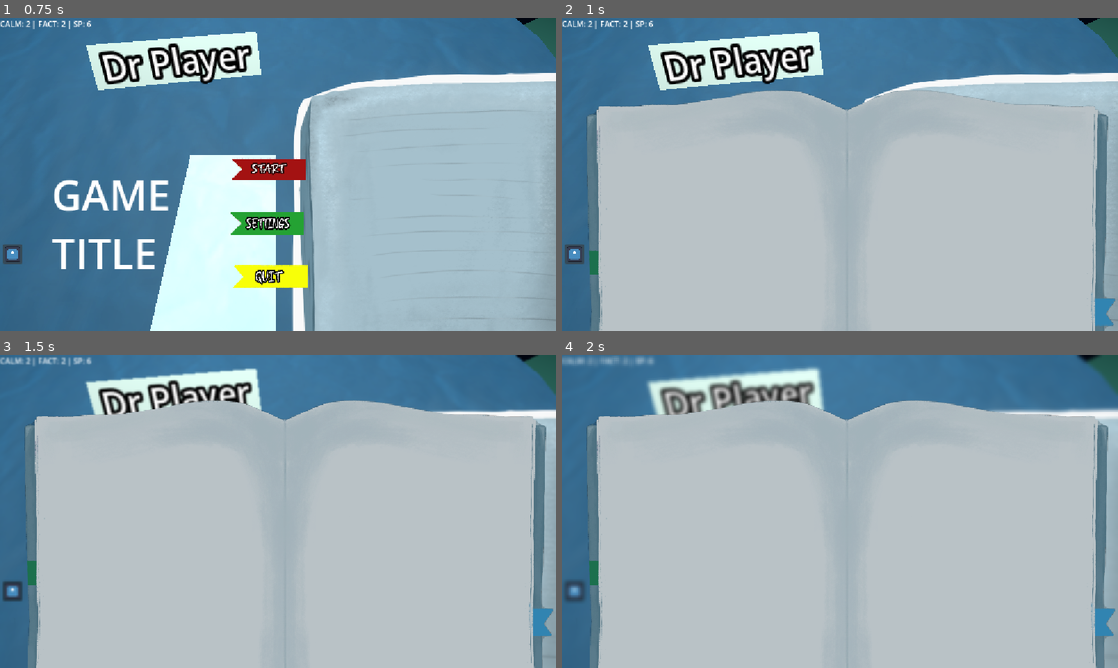
Above: before the commit, frames 1-4 (two rows, left to right).
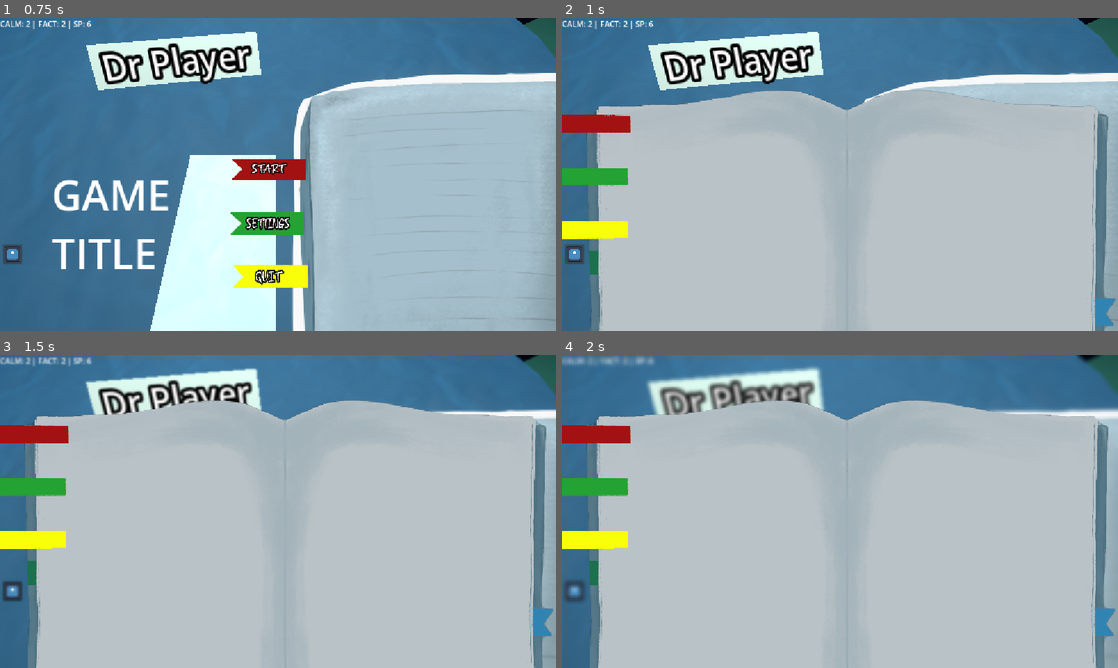
Above: after the commit, the same moments.

Repository: Blulow/octavuss_office
Game: Godot game, scene res://scenes/main_menu.tscn
Two runs of this game, one before a commit and one after it. Both use one fixed random seed, a clock stepped at 60 frames per second and the inputs below. The engine's default icon, where the game draws it, is replaced by a stand-in: a white triangle on a blue panel in a dark square.
Inputs (mouse positions are in pixels of both pictures, inside the frame that each line leads up to):
- Up to frame 1 (0.75 s): click (11, 252) at 0.5 s
- Up to frame 2 (1 s): no input
- Up to frame 3 (1.5 s): click (11, 589) at 1.25 s
- Up to frame 4 (2 s): no input

Frame 1 is identical in both runs. In frame 2, 2.0% of the frame differs, in the area x 0-13%, y 30-71%; in frame 3, 2.1%, in the area x 0-13%, y 22-62%; in frame 4, 2.1%.

Commit message:
Add tabbed notebook with history, facts, and settings pages

Diff:
--- a/scenes/note_book.tscn
+++ b/scenes/note_book.tscn
@@ -1,49 +1,266 @@
 [gd_scene format=3 uid="uid://c7iy0pgt87h3g"]
 
-[ext_resource type="Texture2D" uid="uid://qtcb70prsx84" path="res://assets/buttons/checkpoint ui buku V3.png" id="1_747sg"]
-[ext_resource type="Texture2D" uid="uid://086yxn6qoxj6" path="res://assets/buttons/checkpoint ui kertas.png" id="2_b403g"]
-
-[sub_resource type="StyleBoxEmpty" id="StyleBoxEmpty_page"]
+[ext_resource type="Script" path="res://scripts/note_book.gd" id="1_book"]
+[ext_resource type="Texture2D" uid="uid://qtcb70prsx84" path="res://assets/buttons/checkpoint ui buku V3.png" id="2_buku"]
+[ext_resource type="Texture2D" uid="uid://086yxn6qoxj6" path="res://assets/buttons/checkpoint ui kertas.png" id="3_kertas"]
+[ext_resource type="PackedScene" uid="uid://df8j3swg8lxma" path="res://scenes/ui/strip2d.tscn" id="4_strip"]
+[ext_resource type="PackedScene" uid="uid://co642745b7vsm" path="res://scenes/ui/animated_texture_rect.tscn" id="5_flip"]
+[ext_resource type="Texture2D" uid="uid://cj0n7lbjgvt88" path="res://assets/buttons/bookmark colored start.png" id="6_hist"]
+[ext_resource type="Texture2D" uid="uid://didx8i5u30ct6" path="res://assets/buttons/bookmark colored settings.png" id="7_set"]
+[ext_resource type="Texture2D" uid="uid://wm53id1hvk0t" path="res://assets/buttons/bookmark colored quit.png" id="8_fact"]
+[ext_resource type="Texture2D" uid="uid://hl8gocycs3dn" path="res://assets/images/page_1.PNG" id="9_p1"]
+[ext_resource type="Texture2D" uid="uid://cf8mv0e3m0lhw" path="res://assets/images/page_2.PNG" id="10_p2"]
+[ext_resource type="Texture2D" uid="uid://c6uedym22bktt" path="res://assets/images/page_3.PNG" id="11_p3"]
+
+[sub_resource type="SpriteFrames" id="SpriteFrames_flip"]
+animations = [{
+"frames": [{
+"duration": 1.0,
+"texture": ExtResource("11_p3")
+}, {
+"duration": 1.0,
+"texture": ExtResource("10_p2")
+}, {
+"duration": 1.0,
+"texture": ExtResource("9_p1")
+}],
+"loop": 1,
+"name": &"close",
+"speed": 5.0
+}, {
+"frames": [{
+"duration": 1.0,
+"texture": ExtResource("9_p1")
+}, {
+"duration": 1.0,
+"texture": ExtResource("10_p2")
+}, {
+"duration": 1.0,
+"texture": ExtResource("11_p3")
+}],
+"loop": 0,
+"name": &"open",
+"speed": 5.0
+}]
 
 [node name="NoteBook" type="Node2D"]
+script = ExtResource("1_book")
 
 [node name="CheckpointUiBukuV3" type="Sprite2D" parent="."]
 position = Vector2(576, 326)
 scale = Vector2(0.6, 0.6)
-texture = ExtResource("1_747sg")
+texture = ExtResource("2_buku")
 
 [node name="CheckpointUiKertas" type="Sprite2D" parent="."]
 position = Vector2(575.00006, 317.00003)
 scale = Vector2(0.5939815, 0.59398144)
-texture = ExtResource("2_b403g")
+texture = ExtResource("3_kertas")
 
 [node name="UI" type="CanvasLayer" parent="."]
 layer = 30
 
-[node name="LeftPage" type="TextEdit" parent="UI"]
-layout_mode = 3
-anchors_preset = 0
+[node name="Content" type="Control" parent="UI"]
+anchors_preset = 15
+anchor_right = 1.0
+anchor_bottom = 1.0
+mouse_filter = 2
+
+[node name="HistoryPage" type="Control" parent="UI/Content"]
+anchors_preset = 15
+anchor_right = 1.0
+anchor_bottom = 1.0
+mouse_filter = 2
+
+[node name="HistoryLabel" type="RichTextLabel" parent="UI/Content/HistoryPage"]
+layout_mode = 0
 offset_left = 106.0
-offset_top = 124.0
-offset_right = 545.0
-offset_bottom = 607.0
-editable = false
-theme_override_styles/normal = SubResource("StyleBoxEmpty_page")
-theme_override_styles/focus = SubResource("StyleBoxEmpty_page")
-theme_override_styles/read_only = SubResource("StyleBoxEmpty_page")
-theme_override_colors/font_color = Color(0.1, 0.12, 0.15, 1)
-theme_override_font_sizes/font_size = 18
-
-[node name="RightPage" type="TextEdit" parent="UI"]
-layout_mode = 3
-anchors_preset = 0
-offset_left = 605.0
 offset_top = 124.0
 offset_right = 1074.0
 offset_bottom = 607.0
-editable = false
-theme_override_styles/normal = SubResource("StyleBoxEmpty_page")
-theme_override_styles/focus = SubResource("StyleBoxEmpty_page")
-theme_override_styles/read_only = SubResource("StyleBoxEmpty_page")
-theme_override_colors/font_color = Color(0.1, 0.12, 0.15, 1)
-theme_override_font_sizes/font_size = 18
+bbcode_enabled = true
+fit_content = false
+scroll_active = true
+theme_override_font_sizes/normal_font_size = 18
+theme_override_colors/default_color = Color(0.1, 0.12, 0.15, 1)
+
+[node name="SettingsPage" type="Control" parent="UI/Content"]
+visible = false
+anchors_preset = 15
+anchor_right = 1.0
+anchor_bottom = 1.0
+mouse_filter = 2
+
+[node name="MusicLabel" type="Label" parent="UI/Content/SettingsPage"]
+layout_mode = 0
+offset_left = 130.0
+offset_top = 220.0
+offset_right = 280.0
+offset_bottom = 250.0
+theme_override_font_sizes/font_size = 20
+text = "Music"
+
+[node name="MusicSlider" type="HSlider" parent="UI/Content/SettingsPage"]
+layout_mode = 0
+offset_left = 130.0
+offset_top = 260.0
+offset_right = 460.0
+offset_bottom = 286.0
+min_value = -40.0
+max_value = 0.0
+step = 0.5
+value = 0.0
+
+[node name="SfxLabel" type="Label" parent="UI/Content/SettingsPage"]
+layout_mode = 0
+offset_left = 130.0
+offset_top = 320.0
+offset_right = 280.0
+offset_bottom = 350.0
+theme_override_font_sizes/font_size = 20
+text = "SFX"
+
+[node name="SfxSlider" type="HSlider" parent="UI/Content/SettingsPage"]
+layout_mode = 0
+offset_left = 130.0
+offset_top = 360.0
+offset_right = 460.0
+offset_bottom = 386.0
+min_value = -40.0
+max_value = 0.0
+step = 0.5
+value = 0.0
+
+[node name="MasterLabel" type="Label" parent="UI/Content/SettingsPage"]
+layout_mode = 0
+offset_left = 130.0
+offset_top = 420.0
+offset_right = 280.0
+offset_bottom = 450.0
+theme_override_font_sizes/font_size = 20
+text = "Master"
+
+[node name="MasterSlider" type="HSlider" parent="UI/Content/SettingsPage"]
+layout_mode = 0
+offset_left = 130.0
+offset_top = 460.0
+offset_right = 460.0
+offset_bottom = 486.0
+min_value = -40.0
+max_value = 0.0
+step = 0.5
+value = 0.0
+
+[node name="FactsPage" type="Control" parent="UI/Content"]
+visible = false
+anchors_preset = 15
+anchor_right = 1.0
+anchor_bottom = 1.0
+mouse_filter = 2
+
+[node name="FactsLabel" type="RichTextLabel" parent="UI/Content/FactsPage"]
+layout_mode = 0
+offset_left = 106.0
+offset_top = 124.0
+offset_right = 1074.0
+offset_bottom = 607.0
+bbcode_enabled = true
+fit_content = false
+scroll_active = true
+theme_override_font_sizes/normal_font_size = 18
+theme_override_colors/default_color = Color(0.1, 0.12, 0.15, 1)
+
+[node name="Tabs" type="Control" parent="UI"]
+layout_mode = 0
+offset_left = -220.0
+offset_top = 130.0
+offset_right = 120.0
+offset_bottom = 520.0
+
+[node name="Mask1" type="TextureRect" parent="UI/Tabs"]
+clip_children = 1
+layout_mode = 0
+offset_left = 0.0
+offset_top = 0.0
+offset_right = 140.0
+offset_bottom = 70.0
+mouse_filter = 2
+
+[node name="HistoryTab" parent="UI/Tabs/Mask1" node_paths=PackedStringArray("mask", "parent") instance=ExtResource("4_strip")]
+layout_mode = 0
+offset_left = 110.0
+offset_top = 12.0
+offset_right = 610.0
+offset_bottom = 97.0
+scale = Vector2(0.5, 0.5)
+texture = ExtResource("6_hist")
+mask = NodePath("..")
+parent = NodePath("../..")
+
+[node name="Mask2" type="TextureRect" parent="UI/Tabs"]
+clip_children = 1
+layout_mode = 0
+offset_left = 0.0
+offset_top = 110.0
+offset_right = 140.0
+offset_bottom = 180.0
+mouse_filter = 2
+
+[node name="SettingsTab" parent="UI/Tabs/Mask2" node_paths=PackedStringArray("mask", "parent") instance=ExtResource("4_strip")]
+layout_mode = 0
+offset_left = 110.0
+offset_top = 12.0
+offset_right = 607.0
+offset_bottom = 95.0
+scale = Vector2(0.5, 0.5)
+texture = ExtResource("7_set")
+mask = NodePath("..")
+parent = NodePath("../..")
+
+[node name="Mask3" type="TextureRect" parent="UI/Tabs"]
+clip_children = 1
+layout_mode = 0
+offset_left = 0.0
+offset_top = 220.0
+offset_right = 140.0
+offset_bottom = 290.0
+mouse_filter = 2
+
+[node name="FactsTab" parent="UI/Tabs/Mask3" node_paths=PackedStringArray("mask", "parent") instance=ExtResource("4_strip")]
+layout_mode = 0
+offset_left = 110.0
+offset_top = 12.0
+offset_right = 613.0
+offset_bottom = 95.0
+scale = Vector2(0.5, 0.5)
+texture = ExtResource("8_fact")
+mask = NodePath("..")
+parent = NodePath("../..")
+
+[node name="PrevButton" type="Button" parent="UI"]
+layout_mode = 0
+offset_left = 80.0
+offset_top = 560.0
+offset_right = 150.0
+offset_bottom = 616.0
+focus_mode = 0
+theme_override_font_sizes/font_size = 30
+text = "<"
+
+[node name="NextButton" type="Button" parent="UI"]
+layout_mode = 0
+offset_left = 1000.0
+offset_top = 560.0
+offset_right = 1070.0
+offset_bottom = 616.0
+focus_mode = 0
+theme_override_font_sizes/font_size = 30
+text = ">"
+
+[node name="FlipOverlay" parent="UI" instance=ExtResource("5_flip")]
+visible = false
+anchors_preset = 15
+anchor_right = 1.0
+anchor_bottom = 1.0
+mouse_filter = 2
+sprite_frames = SubResource("SpriteFrames_flip")
+playing = false
--- a/scripts/Player/playerData.gd
+++ b/scripts/Player/playerData.gd
@@ -10,6 +10,9 @@
 #var informationMultiplier: float = 1.0
 
 var facts_collected : Array[Fact]
+
+# Conversation history: the lines the player has actually seen, in order.
+var history: Array = []
 
 var game_started : bool
 
@@ -101,6 +104,7 @@
 	stats.sp = StatData.new(6, 1)
 
 	facts_collected.clear()   # your current reset() doesn't clear facts
+	history.clear()
 
 	money_changed.emit(money)
 	facts_reset.emit()
--- a/scripts/dialogue_scene.gd
+++ b/scripts/dialogue_scene.gd
@@ -29,6 +29,7 @@
 	_finished = false
 	_index = -1
 	_set_index = 0
+	PlayerData.history.clear()
 	_load_dialog(path)
 	_advance()
 
@@ -122,6 +123,10 @@
 
 func _show_message(msg: Dictionary) -> void:
 	box.show_line(msg, _vars)
+	PlayerData.history.append({
+		"name": String(msg.get("name", msg.get("speaker", ""))),
+		"text": String(msg.get("text", ""))
+	})
 
 	if not msg.has("effects"): return
 
--- /dev/null
+++ b/scripts/note_book.gd
@@ -0,0 +1,135 @@
+extends Node2D
+
+# The in-game notebook. Three tabs (History / Settings / Facts), each with
+# pages you flip through with the side buttons.
+
+enum Tab { HISTORY, SETTINGS, FACTS }
+
+const LINES_PER_PAGE := 6
+const FLIP_MIDPOINT := 0.3
+
+@onready var flip: AnimatedTextureRect = $UI/FlipOverlay
+
+@onready var prev_button: Button = $UI/PrevButton
+@onready var next_button: Button = $UI/NextButton
+
+@onready var history_page: Control = $UI/Content/HistoryPage
+@onready var settings_page: Control = $UI/Content/SettingsPage
+@onready var facts_page: Control = $UI/Content/FactsPage
+
+@onready var history_label: RichTextLabel = $UI/Content/HistoryPage/HistoryLabel
+@onready var facts_label: RichTextLabel = $UI/Content/FactsPage/FactsLabel
+
+@onready var history_tab: Strip2D = $UI/Tabs/Mask1/HistoryTab
+@onready var settings_tab: Strip2D = $UI/Tabs/Mask2/SettingsTab
+@onready var facts_tab: Strip2D = $UI/Tabs/Mask3/FactsTab
+
+@onready var music_slider: HSlider = $UI/Content/SettingsPage/MusicSlider
+@onready var sfx_slider: HSlider = $UI/Content/SettingsPage/SfxSlider
+@onready var master_slider: HSlider = $UI/Content/SettingsPage/MasterSlider
+
+var current_tab := Tab.HISTORY
+var current_page := 0
+
+
+func _ready() -> void:
+	history_tab.onclick.connect(_on_tab_clicked.bind(Tab.HISTORY))
+	settings_tab.onclick.connect(_on_tab_clicked.bind(Tab.SETTINGS))
+	facts_tab.onclick.connect(_on_tab_clicked.bind(Tab.FACTS))
+
+	prev_button.pressed.connect(prev_page)
+	next_button.pressed.connect(next_page)
+
+	# Volume sliders (Music/SFX/Master all drive the Master bus for now).
+	for slider: HSlider in [music_slider, sfx_slider, master_slider]:
+		slider.value_changed.connect(_on_volume_changed)
+	master_slider.value = AudioServer.get_bus_volume_db(AudioServer.get_bus_index("Master"))
+
+	flip.visible = false
+	_refresh()
+
+
+func _on_tab_clicked(i: int) -> void:
+	if i == current_tab:
+		return
+	current_tab = i
+	current_page = 0
+	await _flip(true)
+	_refresh()
+
+
+func prev_page() -> void:
+	if current_page <= 0:
+		return
+	current_page -= 1
+	await _flip(false)
+	_refresh()
+
+
+func next_page() -> void:
+	if current_page >= page_count() - 1:
+		return
+	current_page += 1
+	await _flip(true)
+	_refresh()
+
+
+func page_count() -> int:
+	match current_tab:
+		Tab.HISTORY:
+			return maxi(1, ceili(PlayerData.history.size() / float(LINES_PER_PAGE)))
+		Tab.FACTS:
+			return maxi(1, ceili(PlayerData.facts_collected.size() / float(LINES_PER_PAGE)))
+	return 1
+
+
+func _flip(forward: bool) -> void:
+	flip.animation = "open" if forward else "close"
+	flip.visible = true
+	flip.playing = true
+	# Swap the content at the midpoint so it looks like a real page turn.
+	await get_tree().create_timer(FLIP_MIDPOINT).timeout
+	_refresh()
+	await flip.finished
+	flip.visible = false
+	flip.playing = false
+
+
+func _refresh() -> void:
+	history_page.visible = current_tab == Tab.HISTORY
+	settings_page.visible = current_tab == Tab.SETTINGS
+	facts_page.visible = current_tab == Tab.FACTS
+	prev_button.visible = current_page > 0
+	next_button.visible = current_page < page_count() - 1
+
+	if current_tab == Tab.HISTORY:
+		_refresh_history()
+	elif current_tab == Tab.FACTS:
+		_refresh_facts()
+
+
+func _refresh_history() -> void:
+	var lines: Array = PlayerData.history
+	var start: int = current_page * LINES_PER_PAGE
+	var end: int = mini(start + LINES_PER_PAGE, lines.size())
+	var text := ""
+	for i in range(start, end):
+		var entry: Dictionary = lines[i]
+		text += "[b]%s[/b]: %s\n\n" % [entry.get("name", ""), entry.get("text", "")]
+	history_label.text = text
+
+
+func _refresh_facts() -> void:
+	var facts: Array = PlayerData.facts_collected
+	var start: int = current_page * LINES_PER_PAGE
+	var end: int = mini(start + LINES_PER_PAGE, facts.size())
+	var text := ""
+	for i in range(start, end):
+		text += "- %s\n\n" % facts[i].fact_description
+	facts_label.text = text
+
+
+func _on_volume_changed(value: float) -> void:
+	# All three sliders currently control the Master bus; split them into
+	# separate Music/SFX buses once those exist in the audio setup.
+	AudioServer.set_bus_volume_db(AudioServer.get_bus_index("Master"), value)
Not shown, added: scripts/note_book.gd.uid
